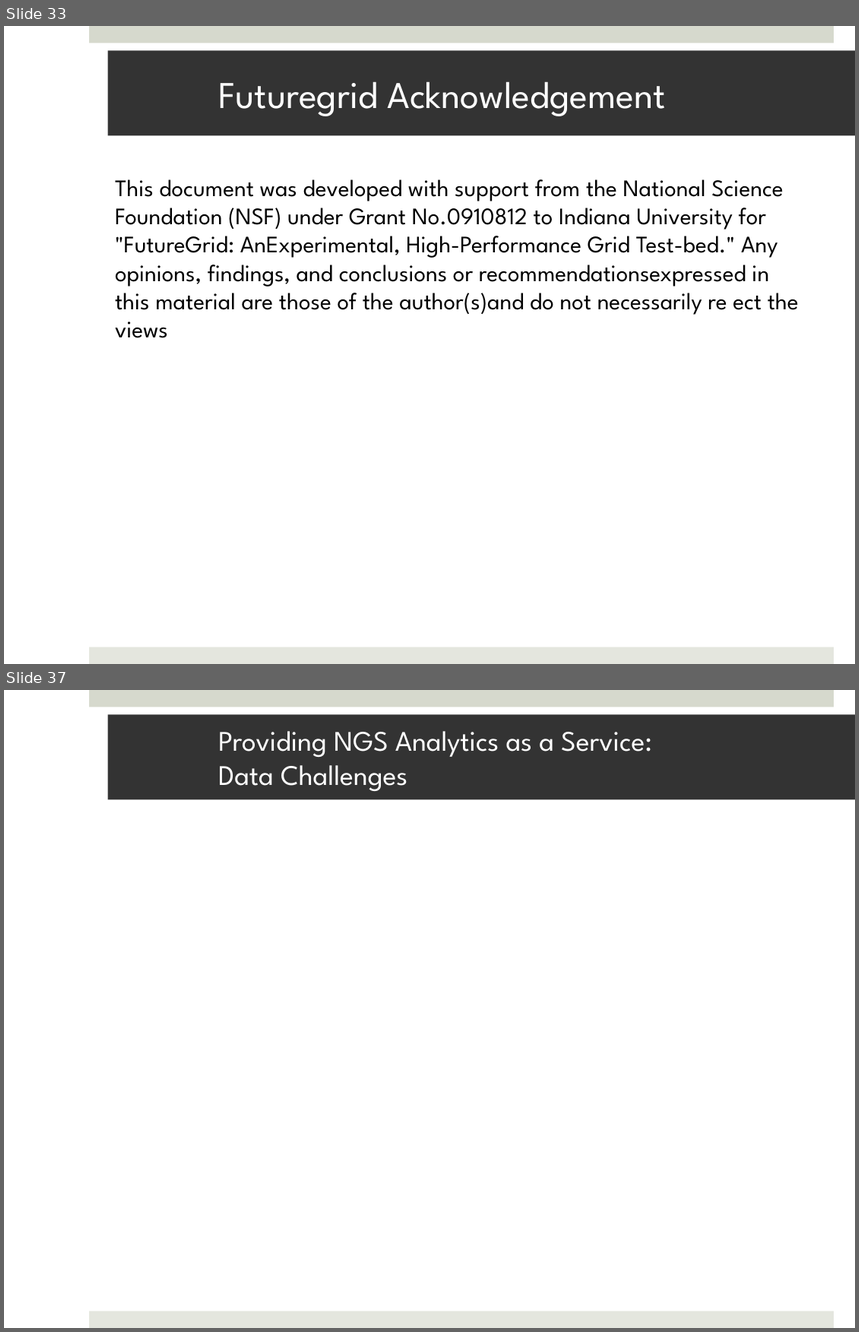
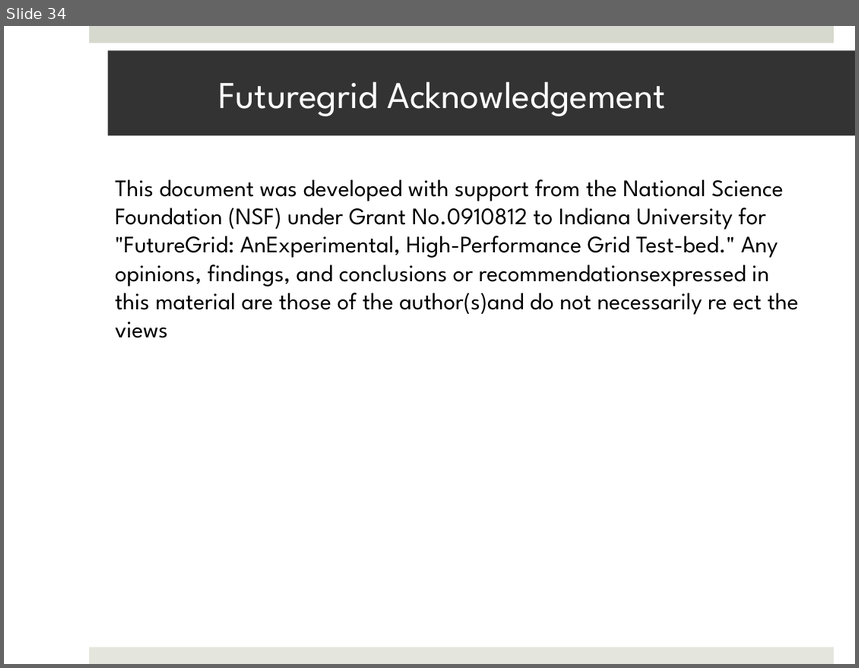
Before and after one commit to saga-project/saga-cpp-legacy-projects, a slide deck: saga-talks/abstractions_for_ls-microsoft.pptx. Shown one above the other, each under a label of ours: slides 33 and 37 before the commit, slide 34 after it; the slides between them are not shown. The pictures are 859x1332 and 859x668 pixels, drawn with LibreOffice and Linux fonts; fonts in the diff are those of the drawing; background and template pictures are left out. Boxes give left, top, right and bottom in pixels: in the first picture for what was removed or moved away, otherwise in the second. Text is boxed around its words. In the diff, an @@ line names an element or a change of style, - is before the commit and + after.

```diff
--- a/saga-talks/abstractions_for_ls-microsoft.pptx
+++ b/saga-talks/abstractions_for_ls-microsoft.pptx
@@ slide 37 removed at bbox=[4, 690, 855, 1328], background #FFFFFF; not listed: 2 template elements that a slide beside it also shows @@
@@ title removed at bbox=[108, 714, 855, 799] @@
-Providing NGS Analytics as a Service:
-Data Challenges
@@ what was slide 33 is now slide 34 @@
```
Also in this commit, not shown: 14 slides changed, 3 slides added, 5 other slides removed.
